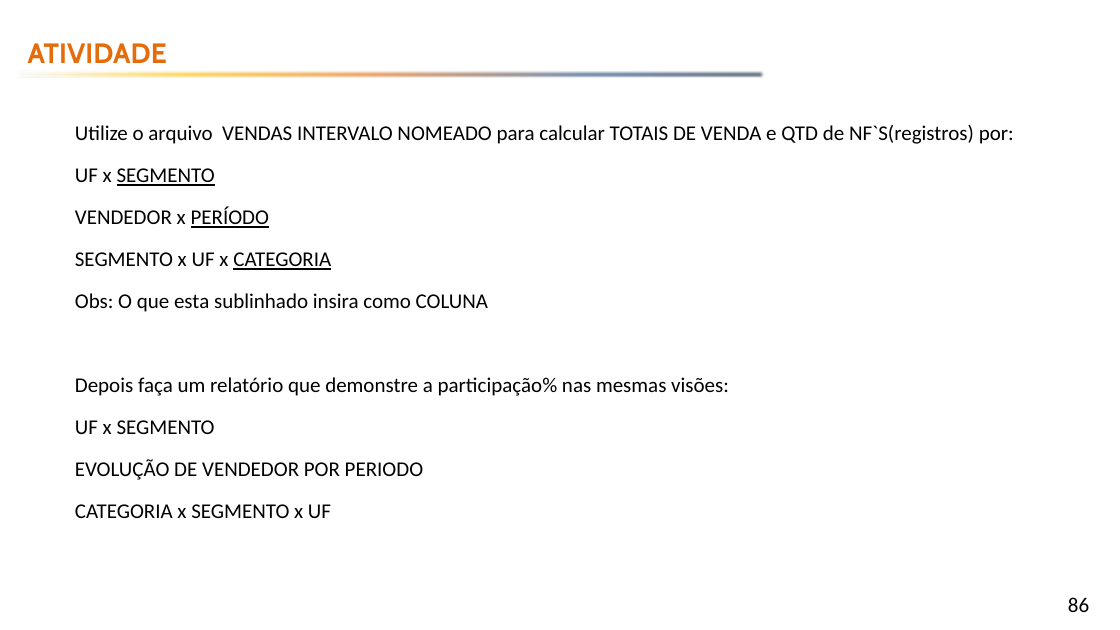
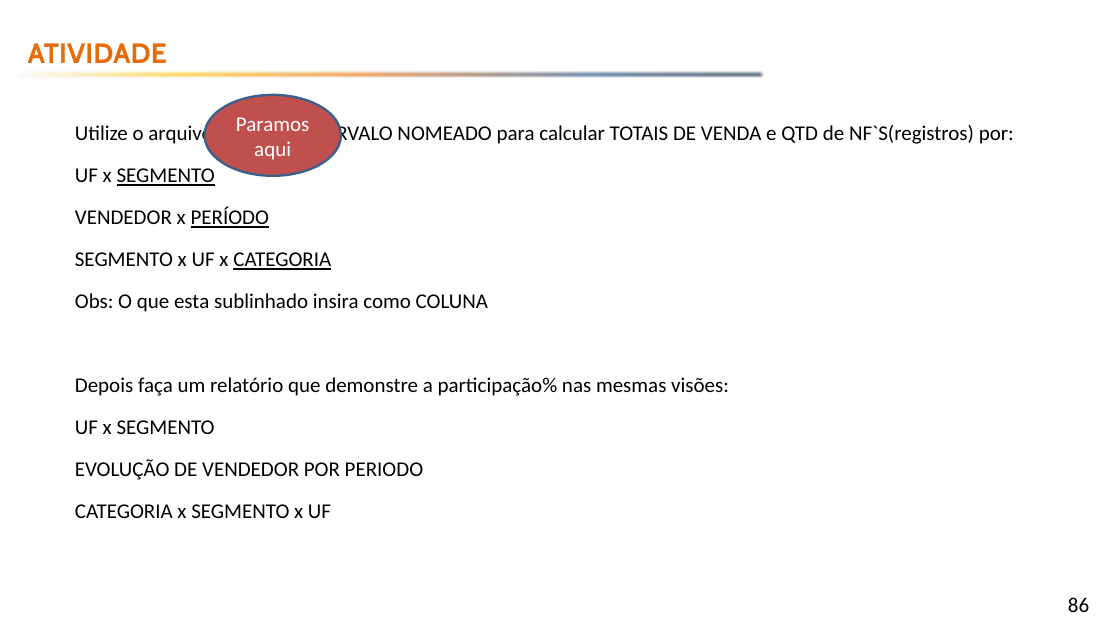
Before and after one commit to emerson-fenrir/Excel_Basico, a slide deck: slide 86 of Professor/Aula3.pptx. Drawn at 1120x630 pixels with LibreOffice and Linux fonts; fonts in the diff are those of the drawing; background and template pictures are left out. Boxes give left, top, right and bottom in pixels: in the first picture for what was removed or moved away, otherwise in the second. Text is boxed around its words. In the diff, an @@ line names an element or a change of style, - is before the commit and + after.

```diff
--- a/Professor/Aula3.pptx
+++ b/Professor/Aula3.pptx
@@ ellipse added at bbox=[205, 95, 341, 176], fill #C0504D, outline #3A5F8C 2 pt, 18 pt, text #FFFFFF @@
+Paramos aqui
```
Also in this commit, not shown: 1 slide added, 1 other file.
